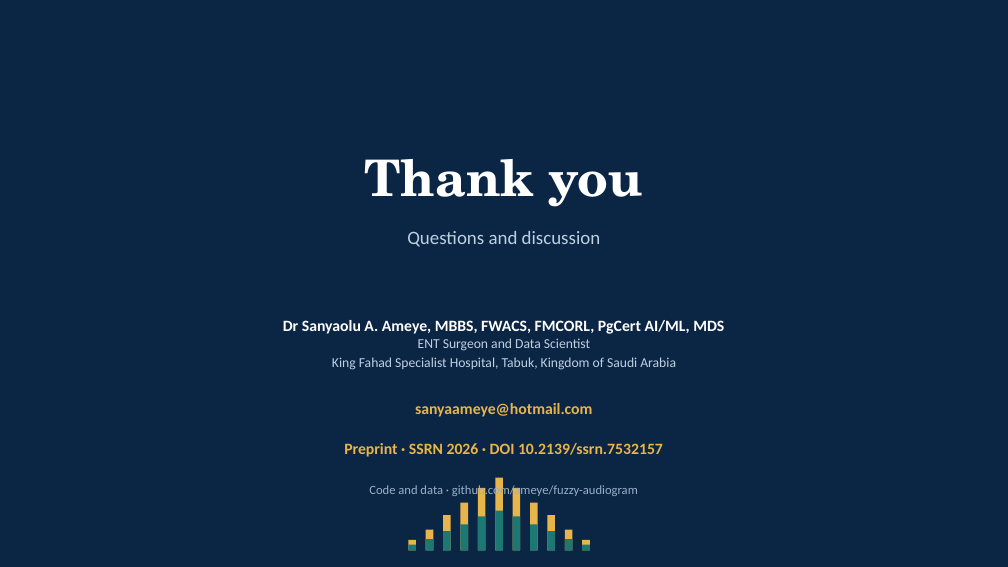
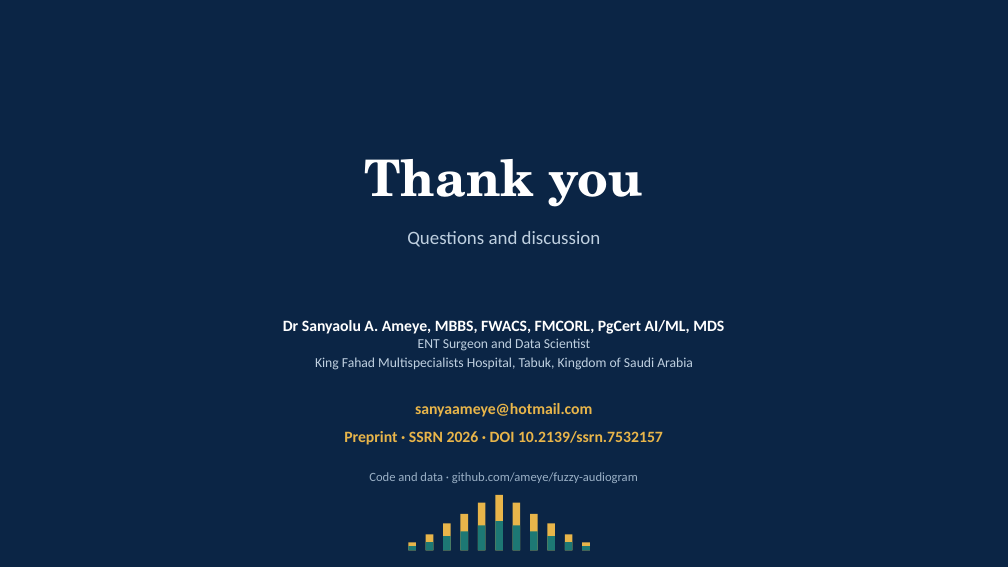
Before and after one commit to ameye/fuzzy-audiogram, a slide deck: slide 15 of arabcic2026/arabcic2026_fuzzy_audiogram.pptx. Drawn at 1008x567 pixels with LibreOffice and Linux fonts; fonts in the diff are those of the drawing. Boxes give left, top, right and bottom in pixels: in the first picture for what was removed or moved away, otherwise in the second. Text is boxed around its words. In the diff, an @@ line names an element or a change of style, - is before the commit and + after.

```diff
--- a/arabcic2026/arabcic2026_fuzzy_audiogram.pptx
+++ b/arabcic2026/arabcic2026_fuzzy_audiogram.pptx
@@ text at (315,357,693,370): text changed @@
-King Fahad Specialist Hospital, Tabuk, Kingdom of Saudi Arabia
+King Fahad Multispecialists Hospital, Tabuk, Kingdom of Saudi Arabia
@@ text "Preprint · SSRN 2026 · ...": place and size @@
-text "Preprint · SSRN 2026 · ..." at (344,443,663,457)
+text "Preprint · SSRN 2026 · ..." at (344,431,663,445)
@@ text "Code and data · github.com/ameye/fuzzy-audiogram": place and size @@
-text "Code and data · github.com/ameye/fuzzy-audiogram" at (369,484,638,498)
+text "Code and data · github.com/ameye/fuzzy-audiogram" at (369,472,638,483)
@@ rectangle: place and size @@
-rectangle at (478,488,485,551)
+rectangle at (478,503,485,551)
@@ rectangle: place and size @@
-rectangle at (495,478,503,551)
+rectangle at (495,495,503,550)
@@ rectangle: place and size @@
-rectangle at (513,488,520,551)
+rectangle at (513,503,520,551)
@@ rectangle: place and size @@
-rectangle at (426,529,433,551)
+rectangle at (426,535,433,551)
@@ rectangle: place and size @@
-rectangle at (443,532,451,551)
+rectangle at (443,536,451,551)
@@ rectangle: place and size @@
-rectangle at (443,515,451,551)
+rectangle at (443,523,451,551)
@@ rectangle: place and size @@
-rectangle at (461,524,468,550)
+rectangle at (461,532,468,551)
@@ rectangle: place and size @@
-rectangle at (461,503,468,551)
+rectangle at (461,514,468,551)
@@ rectangle: place and size @@
-rectangle at (478,516,485,551)
+rectangle at (478,526,485,551)
@@ rectangle: place and size @@
-rectangle at (495,510,503,551)
+rectangle at (495,521,503,551)
@@ rectangle: place and size @@
-rectangle at (513,516,520,551)
+rectangle at (513,526,520,551)
@@ rectangle: place and size @@
-rectangle at (530,524,538,550)
+rectangle at (530,532,538,551)
@@ rectangle: place and size @@
-rectangle at (530,503,538,551)
+rectangle at (530,514,538,551)
@@ rectangle: place and size @@
-rectangle at (547,532,555,551)
+rectangle at (547,536,555,551)
@@ rectangle: place and size @@
-rectangle at (547,515,555,551)
+rectangle at (547,523,555,551)
@@ rectangle: place and size @@
-rectangle at (565,529,572,551)
+rectangle at (565,535,572,551)
```
Also in this commit, not shown: 7 other slides changed, 6 other files.
